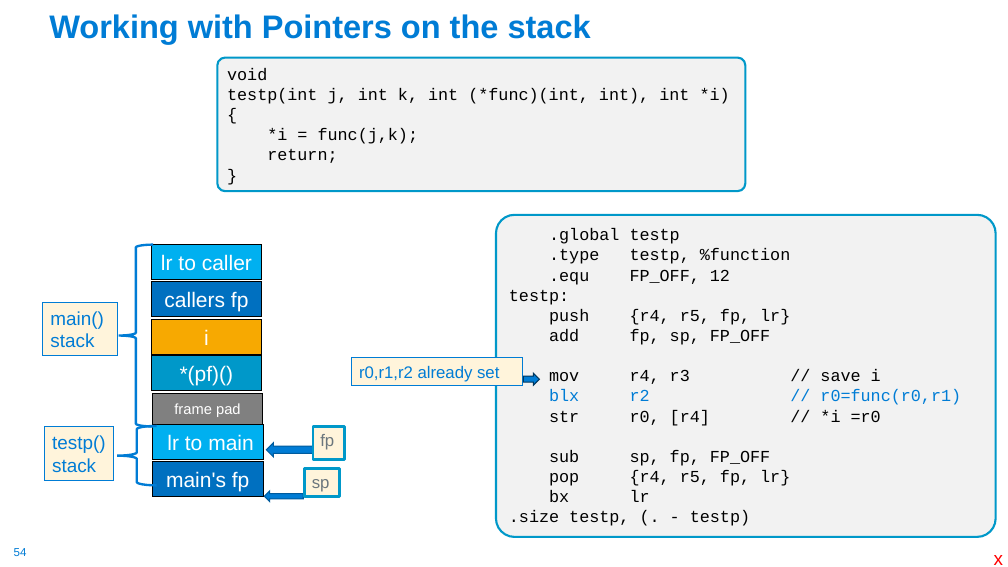
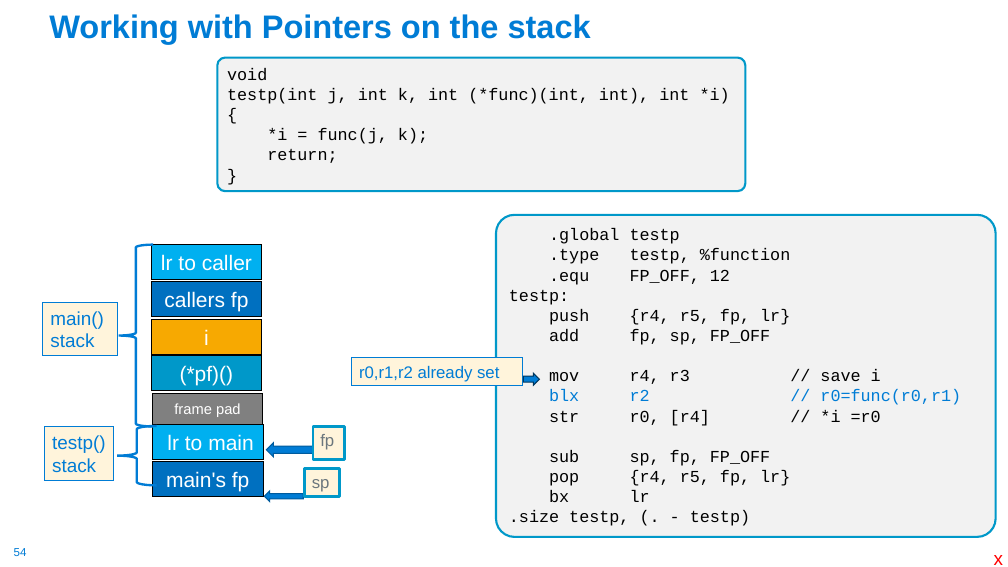
Before and after one commit to cse30-sp24/Muller-Slides, a slide deck: slide 54 of 07-Arm-Part4.pptx. Drawn at 1008x567 pixels with LibreOffice and Linux fonts; fonts in the diff are those of the drawing. Boxes give left, top, right and bottom in pixels: in the first picture for what was removed or moved away, otherwise in the second. Text is boxed around its words. In the diff, an @@ line names an element or a change of style, - is before the commit and + after.

```diff
--- a/07-Arm-Part4.pptx
+++ b/07-Arm-Part4.pptx
@@ text in rounded rectangle at (267, 128, 428, 144): spaces changed @@
-*i = func(j,k);
+*i = func(j, k);
@@ text in rectangle at (180, 365, 234, 386): text changed @@
-*(pf)()
+(*pf)()
```
Also in this commit, not shown: 9 other slides changed, 3 other files.
